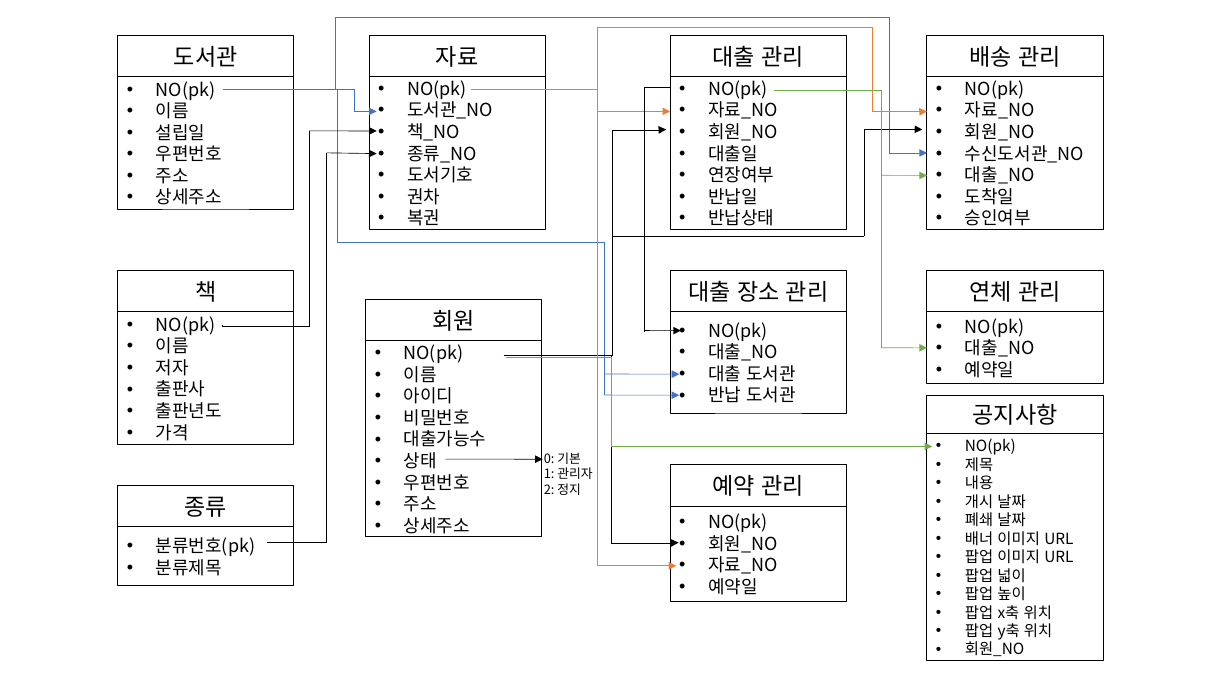
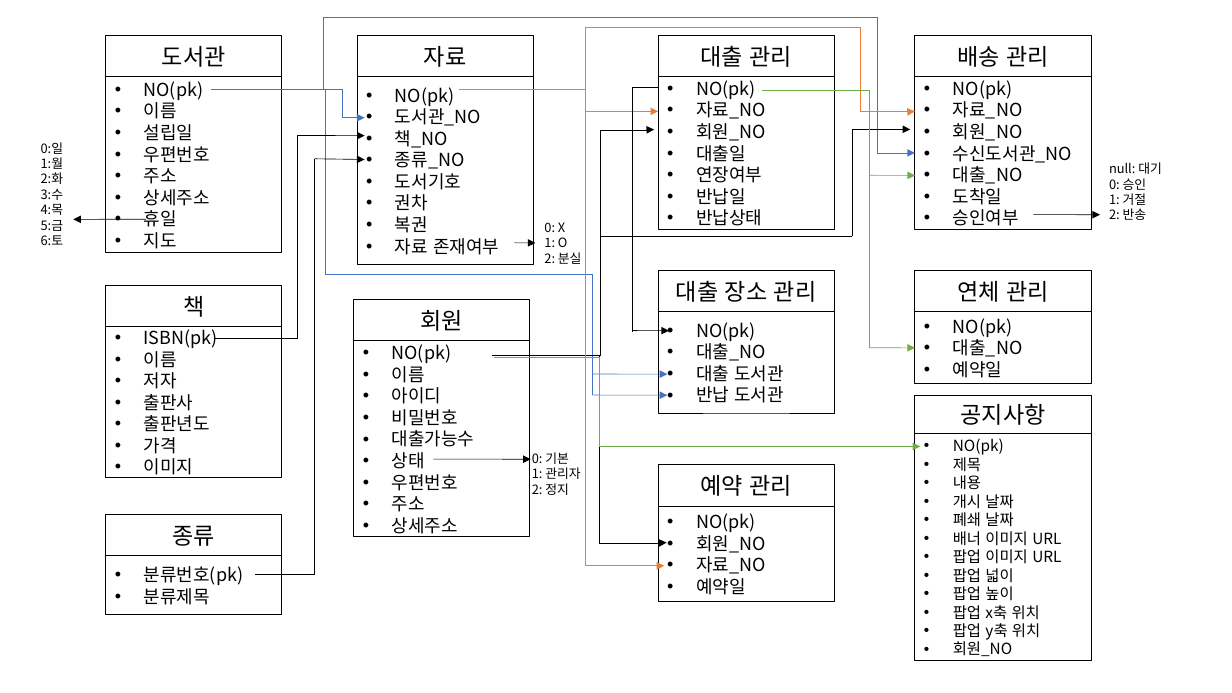
Before and after one commit to Hwangtaehun/librarysystem, a slide deck: slide 2 of 발표자료/발표ppt.ppt. Drawn at 1232x693 pixels with LibreOffice and Linux fonts; fonts in the diff are those of the drawing. Boxes give left, top, right and bottom in pixels: in the first picture for what was removed or moved away, otherwise in the second. Text is boxed around its words. In the diff, an @@ line names an element or a change of style, - is before the commit and + after.

```diff
--- a/발표자료/발표ppt.ppt
+++ b/발표자료/발표ppt.ppt
@@ rectangle "NO(pk)": place and size @@
-rectangle "NO(pk)" at bbox=[117, 77, 294, 209]
+rectangle "NO(pk)" at bbox=[105, 77, 282, 253]
@@ rectangle "NO(pk)": place and size @@
-rectangle "NO(pk)" at bbox=[368, 77, 545, 229]
+rectangle "NO(pk)" at bbox=[356, 77, 533, 264]
@@ elbow arrow moved from (332, 90) - (377, 112) to (320, 90) - (365, 117) @@
@@ text added at bbox=[41, 142, 63, 245], 10 pt, text #000000 @@
+0:일
+1:월
+2:화
+3:수
+4:목
+5:금
+6:토
@@ elbow line moved from (223, 325) - (309, 131) to (215, 338) - (297, 136) @@
@@ arrow moved from (309, 131) - (377, 131) to (297, 136) - (365, 136) @@
@@ elbow line moved from (327, 152) - (267, 542) to (314, 160) - (255, 574) @@
@@ arrow moved from (327, 152) - (377, 153) to (315, 159) - (365, 160) @@
@@ text added at bbox=[1109, 162, 1162, 220], 10 pt, text #000000 @@
+null: 대기
+0: 승인
+1: 거절
+2: 반송
@@ arrow added from (146, 219) to (73, 219), #000000 0.51 pt @@
@@ text in rectangle at bbox=[144, 210, 177, 253]: paragraphs added @@
+• 휴일
+• 지도
@@ text in rectangle at bbox=[395, 238, 499, 255]: paragraph added @@
+• 자료 존재여부
@@ text added at bbox=[544, 222, 582, 264], 10 pt, text #000000 @@
+0: X
+1: O
+2: 분실
@@ arrow added from (1033, 214) to (1100, 214), #000000 0.51 pt @@
@@ arrow added from (514, 243) to (536, 243), #000000 0.51 pt @@
@@ rectangle "책": place and size @@
-rectangle "책" at bbox=[117, 271, 294, 312]
+rectangle "책" at bbox=[105, 285, 282, 327]
@@ rectangle "ISBN(pk)": place and size @@
-rectangle "ISBN(pk)" at bbox=[117, 312, 294, 444]
+rectangle "ISBN(pk)" at bbox=[105, 326, 282, 477]
@@ text in rectangle at bbox=[144, 326, 218, 348]: text changed @@
-• NO(pk)
+• ISBN(pk)
@@ 16 rectangles, 8 elbow arrows, 6 elbow lines, 6 arrows, 1 text: place and size @@
-16 rectangles, 8 elbow arrows, 6 elbow lines, 6 arrows, 1 text at bbox=[117, 18, 1103, 660]
+16 rectangles, 8 elbow arrows, 6 elbow lines, 6 arrows, 1 text at bbox=[105, 18, 1091, 660]
@@ text in rectangle at bbox=[144, 458, 194, 478]: paragraph added @@
+• 이미지
@@ rectangle "종류": place and size @@
-rectangle "종류" at bbox=[117, 486, 294, 527]
+rectangle "종류" at bbox=[105, 514, 282, 556]
@@ rectangle "분류번호(pk)": place and size @@
-rectangle "분류번호(pk)" at bbox=[117, 526, 294, 586]
+rectangle "분류번호(pk)" at bbox=[105, 556, 282, 615]
```
Also in this commit, not shown: 18 other files.
